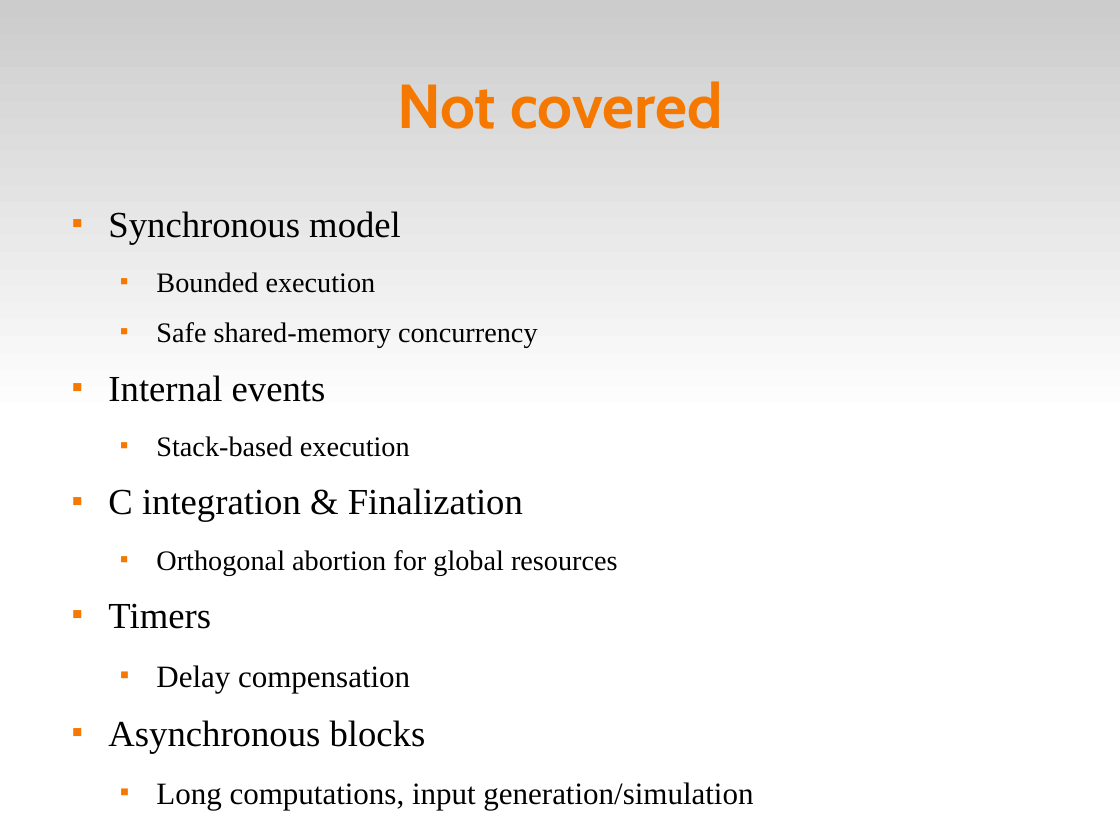
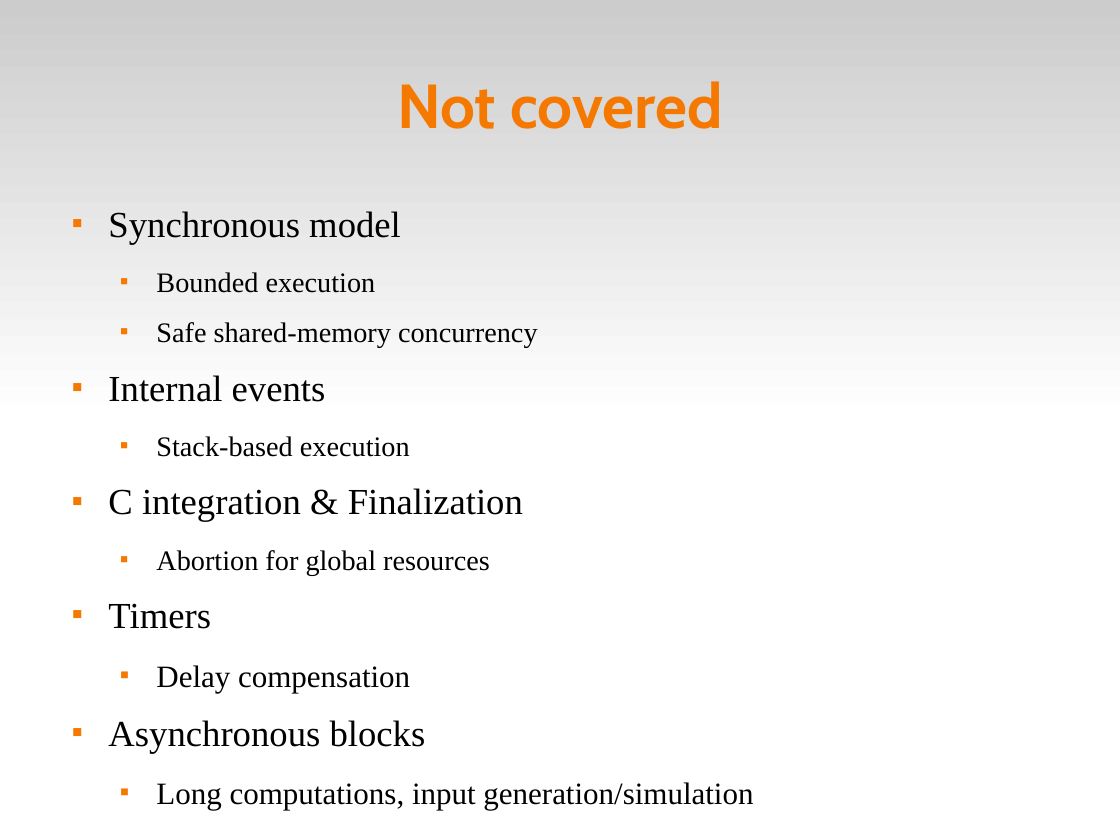
Before and after one commit to fsantanna-no/ceu-docs, a slide deck: slide 29 of ceu_stl.odp (slide 30 before the commit). Drawn at 1120x840 pixels with LibreOffice and Linux fonts; fonts in the diff are those of the drawing. Boxes give left, top, right and bottom in pixels: in the first picture for what was removed or moved away, otherwise in the second. Text is boxed around its words. In the diff, an @@ line names an element or a change of style, - is before the commit and + after.

```diff
--- a/ceu_stl.odp
+++ b/ceu_stl.odp
@@ text at bbox=[156, 550, 490, 575]: text changed @@
-  ■ Orthogonal abortion for global resources
+  ■ Abortion for global resources
```
Also in this commit, not shown: 19 other slides changed, 2 slides added, 1 slide removed, 6 other files.
